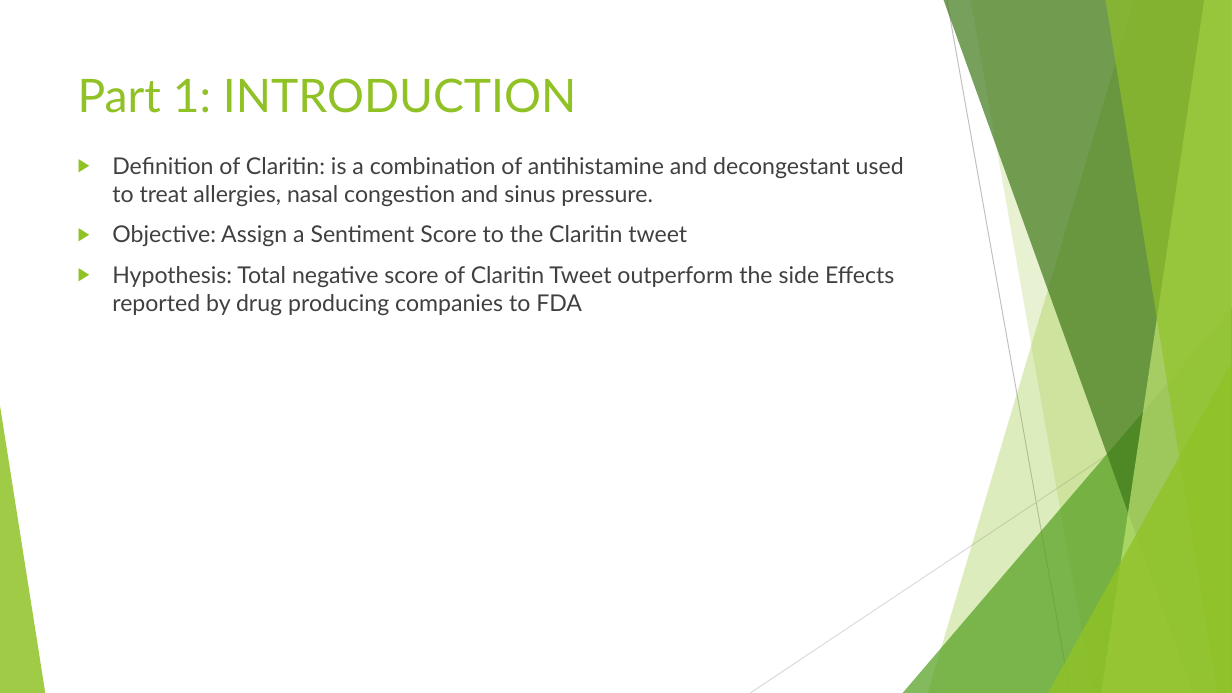
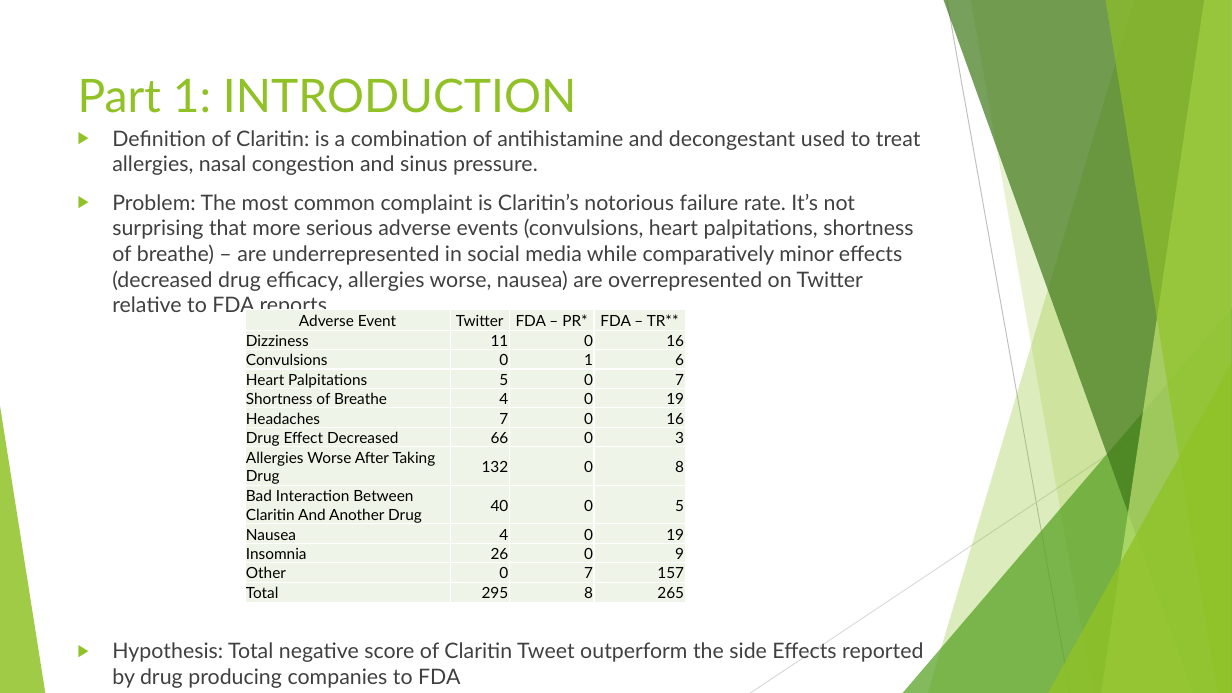
Before and after one commit to datadrivenproject/Sentimental-Analysis, a slide deck: slide 3 of Claritin Sentiment Analysis.pptx. Drawn at 1232x693 pixels with LibreOffice and Linux fonts; fonts in the diff are those of the drawing. Boxes give left, top, right and bottom in pixels: in the first picture for what was removed or moved away, otherwise in the second. Text is boxed around its words. In the diff, an @@ line names an element or a change of style, - is before the commit and + after.

```diff
--- a/Claritin Sentiment Analysis.pptx
+++ b/Claritin Sentiment Analysis.pptx
@@ text "Definition of Claritin: is a ...": place and size @@
-text "Definition of Claritin: is a ..." at (112,157,904,315)
+text "Definition of Claritin: is a ..." at (112,130,923,688)
@@ text at (112,130,923,688): size 18 to 16.6 pt in "Definition of Claritin: is a combination of ...", "Hypothesis: Total negative score of Claritin Tweet ..." @@
@@ text at (112,194,913,318): text changed; size 18 to 16.6 pt @@
-▶ Objective: Assign a Sentiment Score to the Claritin tweet
+▶ Problem: The most common complaint is Claritin’s notorious failure rate. It’s not surprising that more serious adverse events (convulsions, heart palpitations, shortness of breathe) – are underrepresented in social media while comparatively minor effects (decreased drug efficacy, allergies worse, nausea) are overrepresented on Twitter relative to FDA reports.
@@ table added at (245,310,686,602), 13 rows, 4 columns @@
+Adverse Event | Twitter | FDA – PR* | FDA – TR**
+Dizziness | 11 | 0 | 16
+Convulsions | 0 | 1 | 6
+Heart Palpitations | 5 | 0 | 7
+Shortness of Breathe | 4 | 0 | 19
+Headaches | 7 | 0 | 16
+Drug Effect Decreased | 66 | 0 | 3
+Allergies Worse After Taking Drug | 132 | 0 | 8
+Bad Interaction Between Claritin And Another Drug | 40 | 0 | 5
+Nausea | 4 | 0 | 19
+Insomnia | 26 | 0 | 9
+Other | 0 | 7 | 157
+Total | 295 | 8 | 265
```
Also in this commit, not shown: 2 other slides changed, 2 slides added.
